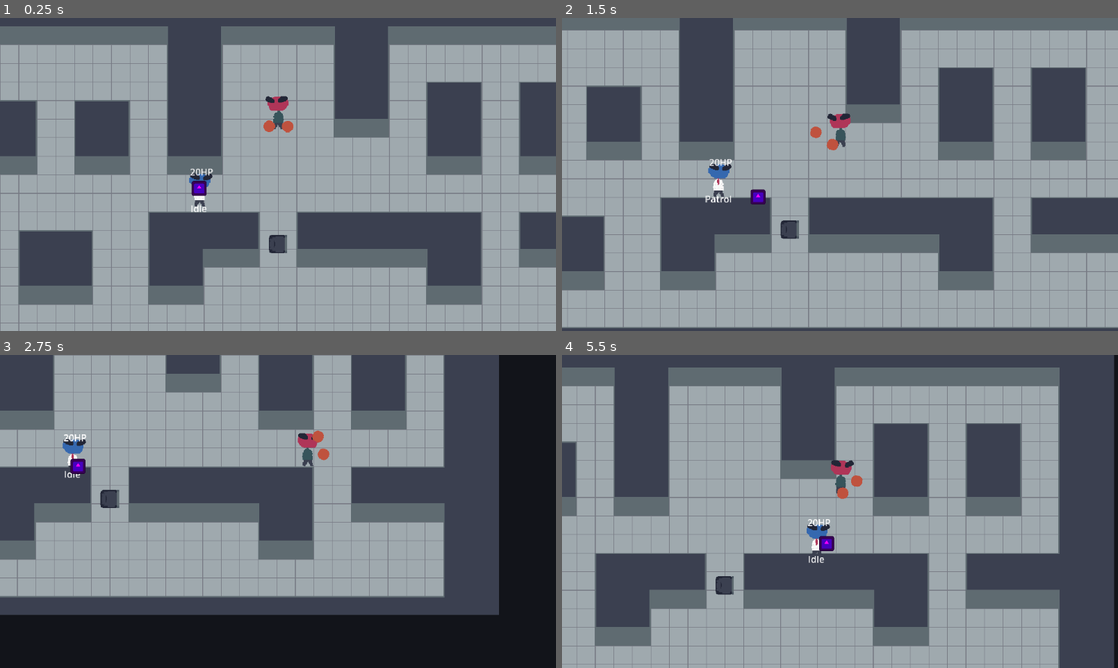
Above: before the commit, frames 1-4 (two rows, left to right).
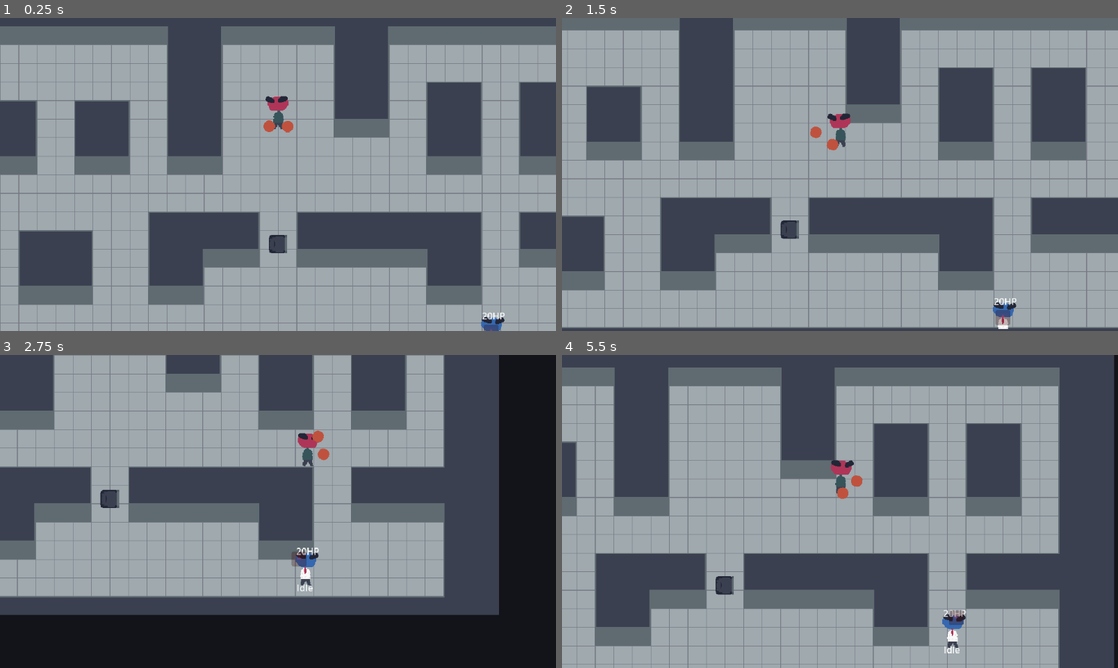
Above: after the commit, the same moments.

Repository: artemvandalovski/Salty-John
Game: Godot game, scene res://levels/office.tscn
The game is run twice, just before and just after one commit, with the same random seed, the same clock (stepped at 60 frames per second) and the same inputs. The engine's default icon, where the game draws it, is replaced by a stand-in: a white triangle on a blue panel in a dark square.
Inputs (mouse positions are in pixels of both pictures, inside the frame that each line leads up to):
- Up to frame 1 (0.25 s): no input
- Up to frame 2 (1.5 s): tap Enter at 0.5 s; move the mouse to (962, 158) at 0.52 s; hold D (right) 0.53-1.28 s; click (962, 158) at 0.6 s; move the mouse to (728, 190) at 1.27 s; hold S (down) from 1.28 s (still down); right-click (728, 190) at 1.35 s
- Up to frame 3 (2.75 s): move the mouse to (333, 442) at 2.02 s; release S (down) at 2.03 s; hold D (right) from 2.03 s (still down); click (333, 442) at 2.1 s
- Up to frame 4 (5.5 s): move the mouse to (812, 574) at 2.77 s; release D (right) at 2.78 s; hold W (up) 2.78-3.53 s; right-click (812, 574) at 2.85 s; move the mouse to (1006, 558) at 3.52 s; hold A (left) 3.53-5.03 s; click (1006, 558) at 3.6 s; move the mouse to (673, 464) at 4.27 s; right-click (673, 464) at 4.35 s; move the mouse to (867, 511) at 5.02 s; hold S (down) from 5.03 s (still down); click (867, 511) at 5.1 s

The runs differ from the first frame. In frame 1, 0.6% of the frame differs, in the area x 34-91%, y 48-100%; in frame 2, 0.8%, in the area x 25-82%, y 45-100%; in frame 3, 0.7%; in frame 4, 0.7%.

Commit message:
wavemanager -  spawn an enemy

Diff:
--- a/common/states/patrol.gd
+++ b/common/states/patrol.gd
@@ -13,6 +13,7 @@
 func _ready():
 	assert(context_steerer != null, "Please set the context_steerer node")
 	assert(player_tracker != null, "Please set the player_tracker node")
+
 
 func enter():
 	owner.speed = patroling_speed
--- a/enemies/enemy.gd
+++ b/enemies/enemy.gd
@@ -2,6 +2,8 @@
 extends CharacterBody2D
 
 const FRICTION = 0.85
+
+signal dead
 
 @export var health := 3
 @export var mass := 1
@@ -28,6 +30,7 @@
 	hostile = true
 	update_label()
 	if health <= 0:
+		emit_signal("dead")
 		queue_free()
 
 func take_knockback(kb: Vector2):
@@ -35,8 +38,3 @@
 
 func update_label():
 	health_label.text = str(health) + "HP"
-
-
-func _on_breadcrumb_component_breadcrumb_hit():
-	var state: State = state_machine.current_state
-	state.transition.emit("idle")
--- a/enemies/enemy.tscn
+++ b/enemies/enemy.tscn
@@ -55,7 +55,7 @@
 top_level = true
 
 [node name="Sprite2D" type="Sprite2D" parent="Target"]
-modulate = Color(1, 0, 1, 1)
+modulate = Color(1, 0, 0, 0.27451)
 scale = Vector2(0.2, 0.2)
 texture = ExtResource("8_e4oxj")
 
--- a/levels/office.tscn
+++ b/levels/office.tscn
@@ -3,9 +3,9 @@
 [ext_resource type="Texture2D" uid="uid://dqciapcjqxcer" path="res://tilemaps/office_floor.png" id="1_3w1yi"]
 [ext_resource type="PackedScene" uid="uid://dqut3jqv5pwgt" path="res://player/john.tscn" id="1_7dqi1"]
 [ext_resource type="Texture2D" uid="uid://cnppwvwyp5kdb" path="res://tilemaps/wall_tiles.png" id="2_um18x"]
-[ext_resource type="PackedScene" uid="uid://bv44wpix1v7ge" path="res://enemies/coworker.tscn" id="2_vxqqo"]
 [ext_resource type="PackedScene" uid="uid://rfoidhvmwr78" path="res://environment/draggable/chair/chair.tscn" id="3_0gulq"]
 [ext_resource type="Script" path="res://tilemaps/tilemap.gd" id="5_v1ugv"]
+[ext_resource type="Script" path="res://wave_manager.gd" id="7_jh713"]
 
 [sub_resource type="TileSetAtlasSource" id="TileSetAtlasSource_v4cov"]
 texture = ExtResource("2_um18x")
@@ -243,7 +243,8 @@
 layer_0/tile_data = PackedInt32Array(-524268, 65536, 1, -589804, 65536, 1, -655340, 65536, 0, -524269, 65536, 1, -58980 …(13358 unchanged characters)…
 script = ExtResource("5_v1ugv")
 
-[node name="CanvasLayer" type="CanvasLayer" parent="."]
+[node name="WaveManager" type="Node2D" parent="."]
+script = ExtResource("7_jh713")
 
 [node name="Y-Sort" type="Node2D" parent="."]
 y_sort_enabled = true
@@ -257,8 +258,7 @@
 position_smoothing_enabled = true
 position_smoothing_speed = 7.0
 
-[node name="Coworker" parent="Y-Sort" instance=ExtResource("2_vxqqo")]
-position = Vector2(-136, 24)
-
 [node name="Chair" parent="Y-Sort" instance=ExtResource("3_0gulq")]
 position = Vector2(0, 120)
+
+[node name="CanvasLayer" type="CanvasLayer" parent="."]
--- /dev/null
+++ b/wave_manager.gd
@@ -0,0 +1,24 @@
+extends Node2D
+class_name WaveManager
+
+const COWORKER = preload("res://enemies/coworker.tscn")
+
+var remaining_enemies: int
+
+@onready var y_sort = $"../Y-Sort"
+
+
+func _ready():
+	spawn_enemy()
+
+
+func spawn_enemy():
+	var enemy = COWORKER.instantiate()
+	enemy.position = Global.tilemap.get_rand_floor_tile()
+	enemy.connect("dead", _on_enemy_dead)
+	y_sort.add_child(enemy)
+	remaining_enemies += 1
+
+
+func _on_enemy_dead():
+	remaining_enemies -= 1
